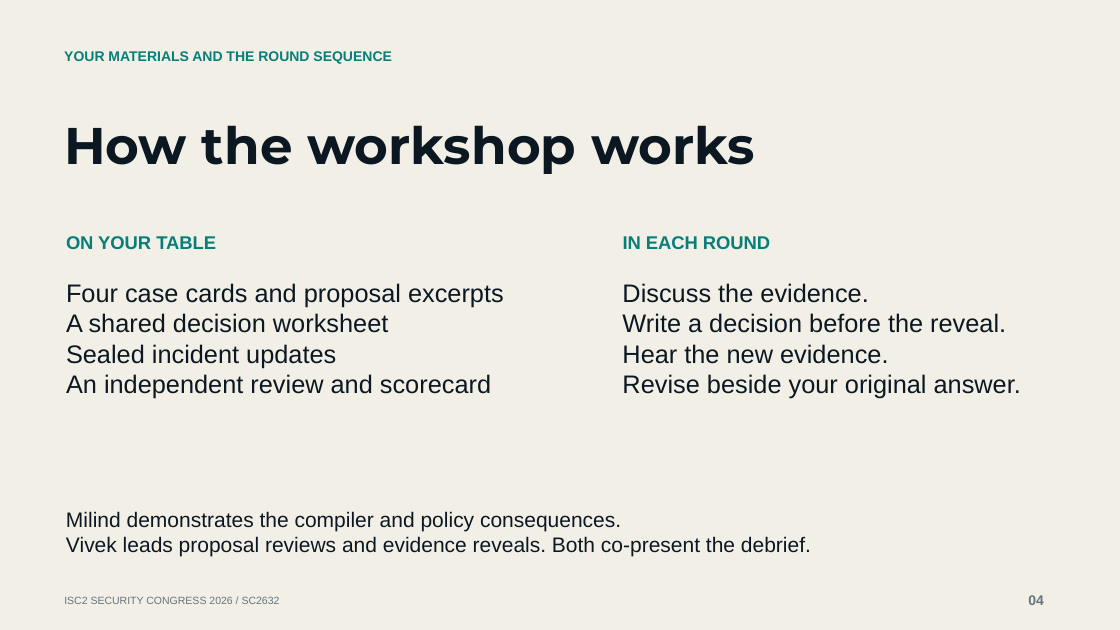
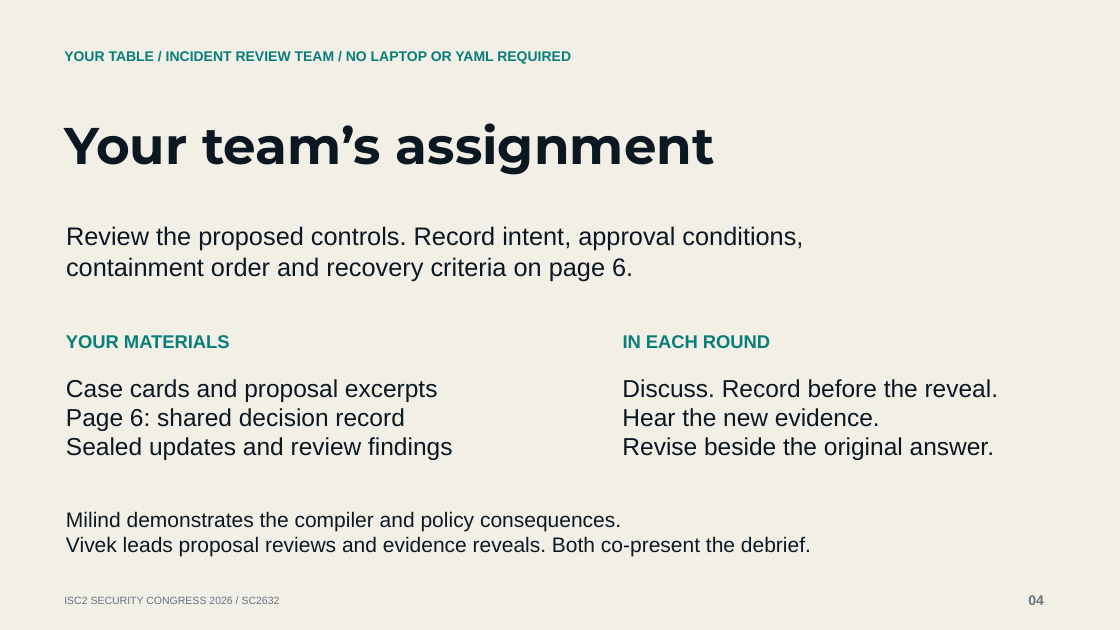
Before and after one commit to mgunjan/sc2632-tabletop, a slide deck: slide 4 of submission/2026-10-13/SC2632-session-four-cases.pptx. Drawn at 1120x630 pixels with LibreOffice and Linux fonts; fonts in the diff are those of the drawing. Boxes give left, top, right and bottom in pixels: in the first picture for what was removed or moved away, otherwise in the second. Text is boxed around its words. In the diff, an @@ line names an element or a change of style, - is before the commit and + after.

```diff
--- a/submission/2026-10-13/SC2632-session-four-cases.pptx
+++ b/submission/2026-10-13/SC2632-session-four-cases.pptx
@@ text at [64, 51, 571, 64]: text changed @@
-YOUR MATERIALS AND THE ROUND SEQUENCE
+YOUR TABLE / INCIDENT REVIEW TEAM / NO LAPTOP OR YAML REQUIRED
@@ text at [64, 123, 715, 175]: text changed @@
-How the workshop works
+Your team’s assignment
@@ text removed at [66, 236, 216, 249] @@
-ON YOUR TABLE
@@ text added at [66, 226, 803, 281], 21.8 pt, text #0B1822 @@
+Review the proposed controls. Record intent, approval conditions,
+containment order and recovery criteria on page 6.
@@ text "IN EACH ROUND": place and size @@
-text "IN EACH ROUND" at [623, 236, 770, 249]
+text "IN EACH ROUND" at [623, 335, 770, 348]
@@ text added at [66, 335, 230, 348], 15.8 pt, text #087E79, bold @@
+YOUR MATERIALS
@@ text at [66, 379, 452, 460]: text changed; size 21.8 to 21 pt @@
-Four case cards and proposal excerpts
-A shared decision worksheet
-Sealed incident updates
-An independent review and scorecard
+Case cards and proposal excerpts
+Page 6: shared decision record
+Sealed updates and review findings
@@ text "Discuss. Record before the reveal.": place and size @@
-text "Discuss. Record before the reveal." at [622, 283, 1021, 399]
+text "Discuss. Record before the reveal." at [622, 379, 998, 460]
@@ text at [622, 379, 998, 398]: text changed; size 21.8 to 21 pt @@
-Discuss the evidence.
-Write a decision before the reveal.
+Discuss. Record before the reveal.
@@ text at [622, 408, 880, 427]: size 21.8 to 21 pt in "Hear the new evidence." @@
@@ text at [622, 437, 994, 460]: text changed; size 21.8 to 21 pt @@
-Revise beside your original answer.
+Revise beside the original answer.
```
Also in this commit, not shown: 2 slides added, 2 slides removed, 12 other files.
